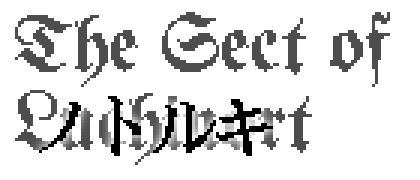
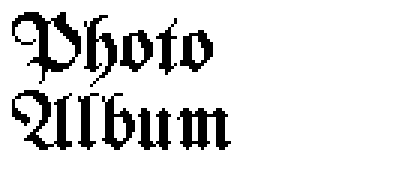
Layer changes from the first 420x180 image to the second:
added group "Layer Group #7" with 2 layers above "Layer Group #6" over box(12, 12, 246, 165)
added layer "Photo ... #1" in group "Layer Group #7" over box(12, 12, 231, 150)
added layer "Photo ..." in group "Layer Group #7" over box(12, 12, 246, 165)
hid group "Layer Group #6" (4 layers) over box(12, 12, 390, 165)
